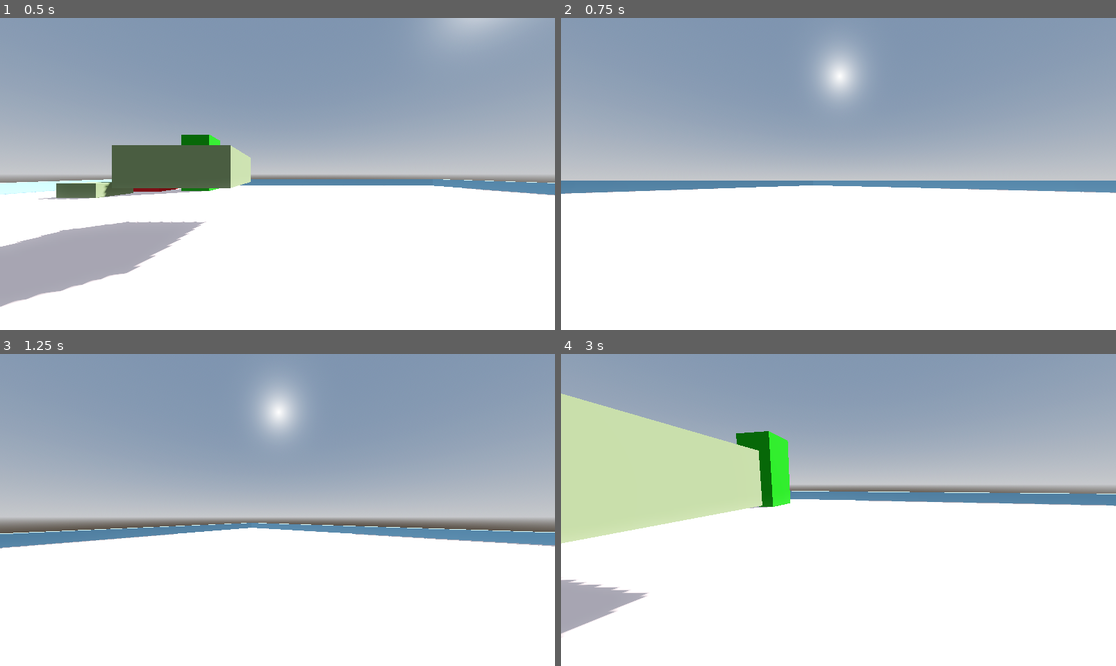
Above: before the commit, frames 1-4 (two rows, left to right).
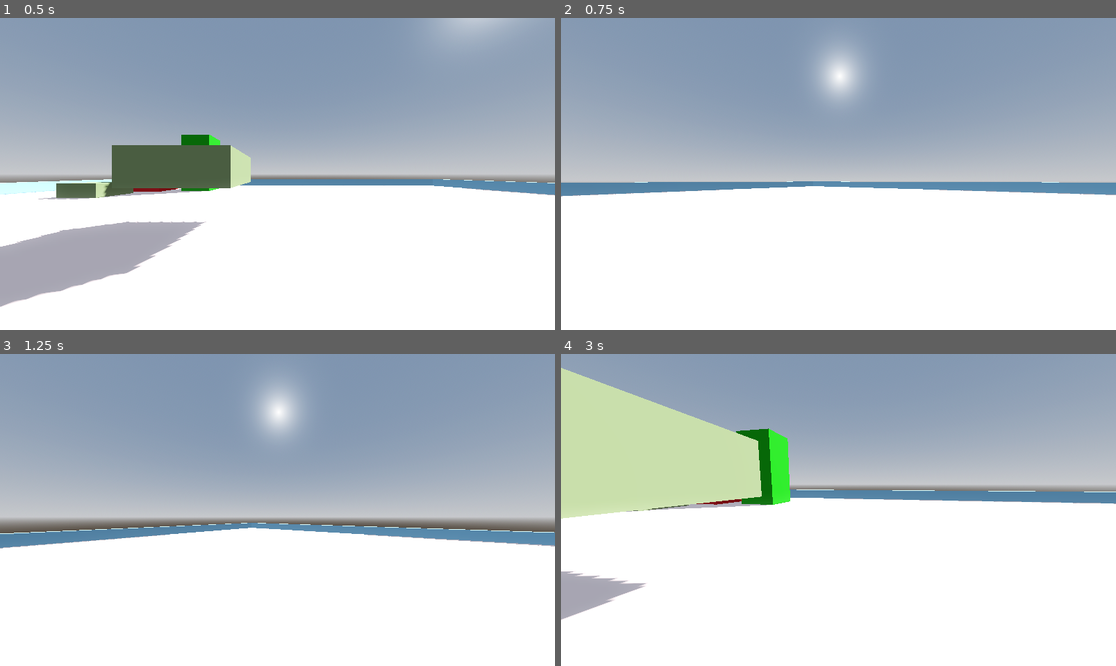
Above: after the commit, the same moments.

Repository: oudarya/murk
Game: Godot game, scene res://initial_setup_debug/debug_initial_level.tscn
Two runs of this game, one before a commit and one after it. Both use one fixed random seed, a clock stepped at 60 frames per second and the inputs below. The project has no main scene, so this scene is started directly.
Inputs (mouse positions are in pixels of both pictures, inside the frame that each line leads up to):
- Up to frame 1 (0.5 s): no input
- Up to frame 2 (0.75 s): move the mouse to (866, 174) at 0.52 s; hold W (forward) from 0.53 s (still down); hold Ctrl (crouch) from 0.53 s (still down)
- Up to frame 3 (1.25 s): keep holding W (forward); keep holding Ctrl (crouch); tap Space (jump) at 0.77 s; tap Shift (sprint) at 0.8 s
- Up to frame 4 (3 s): keep holding W (forward); move the mouse to (810, 510) at 1.27 s; release Ctrl (crouch) at 1.28 s; tap Shift (sprint) at 1.35, 2.3 s; tap Space (jump) at 1.52 s; tap Ctrl (crouch) at 1.55 s; move the mouse to (849, 503) at 2.02 s; hold Ctrl (crouch) 2.03-2.78 s; move the mouse to (832, 516) at 2.77 s; right-click (832, 516) at 2.85 s

Frame 1 is identical in both runs. In frame 2, 1.1% of the frame differs, in the area x 0-100%, y 52-58%; in frame 3, less than 0.1%; in frame 4, 5.9%, in the area x 0-100%, y 4-90%.

Commit message:
player state machine implemented; for walking, sprinting, crouching, sliding

Diff:
--- a/instances/player/player_fp.gd
+++ b/instances/player/player_fp.gd
@@ -25,8 +25,13 @@
 #fov variables.
 var base_fov : float = 75.0
 var change_in_fov : float = 1.5
+var is_zoomed : bool = false
 
-var is_zoomed : bool = false
+#player states.
+var walking : bool = false
+var sprinting : bool = false
+var crouching : bool = false
+var sliding : bool = false
 
 #extended nodes as variables.
 @onready var head : Node3D = $head
@@ -49,6 +54,40 @@
 
 func _physics_process(delta):
 
+	#state machine as follows.
+	#crouching.
+	if Input.is_action_pressed("crouch"):
+		current_speed = crouch_speed
+		head.position.y = lerp(head.position.y, crouch_head_pos, delta * 7.5)
+		standing_collision.disabled = true
+		crouching_collision.disabled = false
+
+		walking = false
+		sprinting = false
+		crouching = true
+
+	#standing
+	elif !raycast_stand_checker.is_colliding():
+		head.position.y = lerp(head.position.y, primary_head_pos, delta * 7.5)
+		standing_collision.disabled = false
+		crouching_collision.disabled = true
+
+		#sprinting
+		if Input.is_action_pressed("sprint"):
+			current_speed = sprint_speed
+
+			walking = false
+			sprinting = true
+			crouching = false
+
+		#walking
+		else:
+			current_speed = walking_speed
+
+			walking = true
+			sprinting = false
+			crouching = false
+
 	#debug FPS count to print.
 	var fps_counter : float = Engine.get_frames_per_second()
 	print(str(fps_counter))
@@ -60,24 +99,6 @@
 	# Handle jump.
 	if Input.is_action_just_pressed("jump") and is_on_floor():
 		velocity.y = jump_velocity
-
-	#crouch, sprint or walk; with changes in terms of speed, collision and standablity check.
-	if Input.is_action_pressed("crouch"):
-		current_speed = crouch_speed
-		head.position.y = lerp(head.position.y, crouch_head_pos, 0.5)
-		standing_collision.disabled = true
-		crouching_collision.disabled = false
-
-	elif !raycast_stand_checker.is_colliding():
-		head.position.y = lerp(head.position.y, primary_head_pos, 0.5)
-		standing_collision.disabled = false
-		crouching_collision.disabled = true
-
-		if Input.is_action_pressed("sprint"):
-			current_speed = sprint_speed
-		else:
-			current_speed = walking_speed
-
 
 	# Get the input direction and handle the movement/deceleration.
 	var input_dir = Input.get_vector("left", "right", "forward", "backward")
